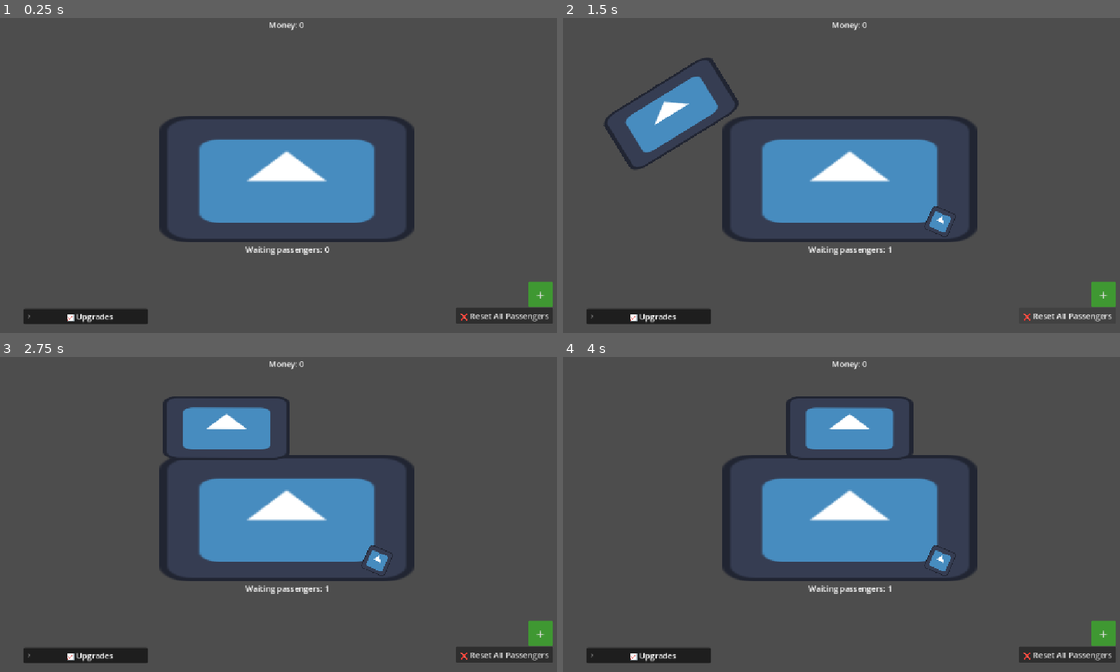
Above: before the commit, frames 1-4 (two rows, left to right).
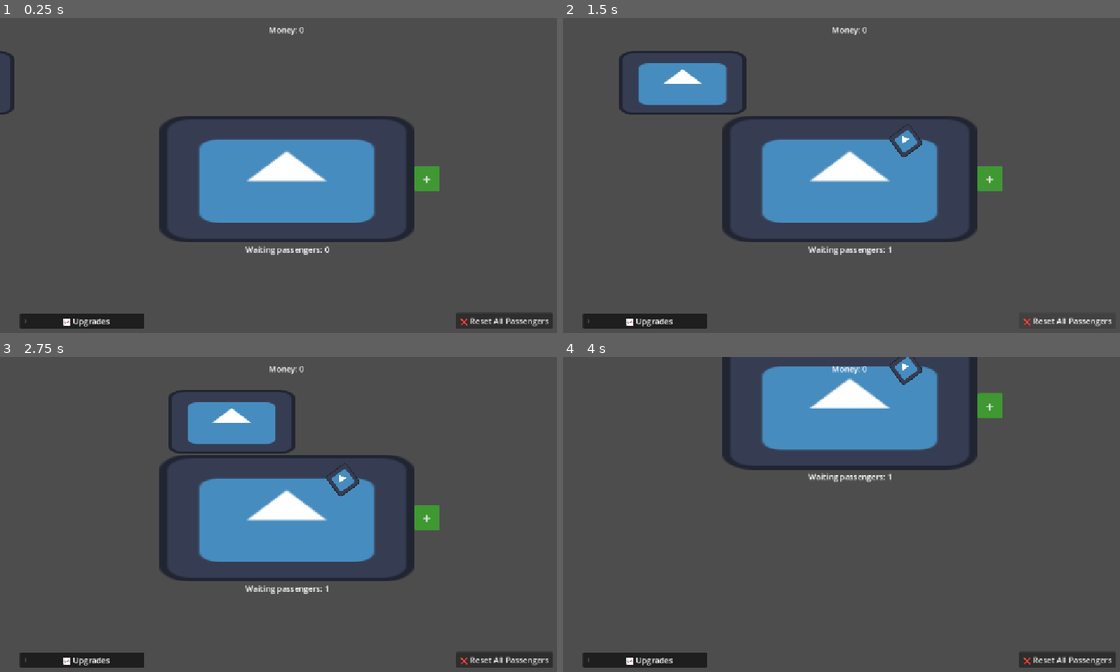
Above: after the commit, the same moments.

Repository: iamagoodperson-yay/rail-clicker
Game: Godot game, scene res://scenes/main.tscn
Two runs of this game, one before a commit and one after it. Both use one fixed random seed, a clock stepped at 60 frames per second and the inputs below. The engine's default icon, where the game draws it, is replaced by a stand-in: a white triangle on a blue panel in a dark square.
Inputs (mouse positions are in pixels of both pictures, inside the frame that each line leads up to):
- Up to frame 1 (0.25 s): no input
- Up to frame 2 (1.5 s): click "+" at 0.5 s; click "❌ Reset All Passengers" at 1.25 s
- Up to frame 3 (2.75 s): move the mouse to (412, 501) at 2.02 s; hold Right from 2.03 s (still down); tap Alt at 2.1 s; click (412, 501) at 2.17 s
- Up to frame 4 (4 s): move the mouse to (735, 533) at 2.77 s; release Right at 2.78 s; hold Down (ui_down) 2.78-3.53 s; tap Shift at 2.85 s; click (735, 533) at 2.92 s; move the mouse to (908, 448) at 3.52 s; hold Right from 3.53 s (still down); tap Alt at 3.6 s; click (908, 448) at 3.67 s

The runs differ from the first frame. In frame 1, 2.7% of the frame differs, in the area x 0-100%, y 1-99%; in frame 2, 6.5%; in frame 3, 5.2%; in frame 4, 22%, in the area x 3-100%, y 0-99%.

Commit message:
bug fixes + camera pans + trying to prepare for multiple platforms and trains

Diff:
--- a/scenes/main.tscn
+++ b/scenes/main.tscn
@@ -1,110 +1,29 @@
 [gd_scene format=3 uid="uid://d18nkw05phsou"]
 
-[ext_resource type="Texture2D" uid="uid://cgcqmtok1vfwm" path="res://icon.svg" id="1_sugp2"]
-[ext_resource type="Script" uid="uid://dr7yyuyadmy0w" path="res://scripts/spawn_passengers.gd" id="2_jyhfs"]
+[ext_resource type="PackedScene" uid="uid://73d0pcga6k17" path="res://scenes/platform.tscn" id="1_0wfyh"]
+[ext_resource type="Script" uid="uid://cbvjewbtuke80" path="res://scripts/camera_2d.gd" id="2_tefeu"]
 [ext_resource type="Script" uid="uid://c7623o8v1wvvx" path="res://scripts/label.gd" id="3_jyhfs"]
-[ext_resource type="PackedScene" uid="uid://c6wjjnoasaug1" path="res://scenes/train.tscn" id="3_tbgi4"]
-[ext_resource type="Script" uid="uid://i6lh1psvufw4" path="res://scripts/capacity_label.gd" id="5_tbgi4"]
-[ext_resource type="Script" uid="uid://b0eh2pf007vs5" path="res://scripts/wait_label.gd" id="6_o6xl0"]
-[ext_resource type="Script" uid="uid://ei1rg1yu5721" path="res://scripts/fare_label.gd" id="7_tipki"]
-
-[sub_resource type="NavigationPolygon" id="NavigationPolygon_jyhfs"]
-vertices = PackedVector2Array(742.3906, 199, 823.96094, 199, 823.03906, 445, 329, 445, 716.3672, 156.42188, 405.3203, 200, 442.40625, 160.59375, 329, 200, 454.5703, 82, 706.2578, 82)
-polygons = Array[PackedInt32Array]([PackedInt32Array(0, 1, 2, 3), PackedInt32Array(4, 0, 3, 5, 6), PackedInt32Array(3, 7, 5), PackedInt32Array(4, 6, 8, 9)])
-outlines = Array[PackedVector2Array]([PackedVector2Array(319, 455, 833, 455, 834, 189, 748, 189, 726, 153, 715, 72, 446, 72, 433, 156, 401, 190, 319, 190)])
-
-[sub_resource type="RectangleShape2D" id="RectangleShape2D_d3t8h"]
-size = Vector2(512, 256)
-
-[sub_resource type="Theme" id="Theme_4hp5e"]
-
-[sub_resource type="Theme" id="Theme_xlch1"]
-
-[sub_resource type="StyleBoxFlat" id="StyleBoxFlat_h2yge"]
-content_margin_left = 4.0
-content_margin_top = 4.0
-content_margin_right = 4.0
-content_margin_bottom = 4.0
-bg_color = Color(0.21487993, 0.79, 0.12640002, 0.6)
-corner_radius_top_left = 3
-corner_radius_top_right = 3
-corner_radius_bottom_right = 3
-corner_radius_bottom_left = 3
-corner_detail = 5
+[ext_resource type="Script" uid="uid://i6lh1psvufw4" path="res://scripts/capacity_container.gd" id="5_tbgi4"]
+[ext_resource type="Script" uid="uid://b0eh2pf007vs5" path="res://scripts/wait_container.gd" id="6_o6xl0"]
+[ext_resource type="Script" uid="uid://ei1rg1yu5721" path="res://scripts/fare_container.gd" id="7_tipki"]
 
 [node name="main" type="Node" unique_id=417744697]
 
-[node name="NavigationRegion2D" type="NavigationRegion2D" parent="." unique_id=706189795]
-navigation_polygon = SubResource("NavigationPolygon_jyhfs")
-
-[node name="PlatformArea" type="Area2D" parent="NavigationRegion2D" unique_id=833660999]
+[node name="Node" parent="." unique_id=1804456063 instance=ExtResource("1_0wfyh")]
 position = Vector2(576, 324)
 
-[node name="Platform" type="Sprite2D" parent="NavigationRegion2D/PlatformArea" unique_id=592121929]
-scale = Vector2(4, 2)
-texture = ExtResource("1_sugp2")
+[node name="Camera2D" type="Camera2D" parent="." unique_id=1416734512]
+position = Vector2(576, 324)
+script = ExtResource("2_tefeu")
 
-[node name="Hitbox" type="CollisionShape2D" parent="NavigationRegion2D/PlatformArea" unique_id=1935806620]
-shape = SubResource("RectangleShape2D_d3t8h")
-
-[node name="PassengersContainer" type="Node2D" parent="NavigationRegion2D" unique_id=2008254852]
-script = ExtResource("2_jyhfs")
-
-[node name="Path2D" parent="NavigationRegion2D" unique_id=1865679941 instance=ExtResource("3_tbgi4")]
-
-[node name="Centered" type="Control" parent="." unique_id=1308823877]
-layout_mode = 3
-anchors_preset = 0
-offset_left = 576.0
-offset_top = 324.0
-offset_right = 576.0
-offset_bottom = 324.0
-theme = SubResource("Theme_4hp5e")
+[node name="UI" type="CanvasLayer" parent="." unique_id=573498268]
 script = ExtResource("3_jyhfs")
 
-[node name="MoneyLabel" type="Label" parent="Centered" unique_id=1083454301]
-layout_mode = 0
-offset_left = -63.0
-offset_top = -322.0
-offset_right = 63.0
-offset_bottom = -298.0
-pivot_offset_ratio = Vector2(0.5, 0.5)
-text = "Money: XXX"
-horizontal_alignment = 1
-
-[node name="PassengerLabel" type="Label" parent="Centered" unique_id=568198836]
-layout_mode = 0
-offset_left = -88.0
-offset_top = 130.0
-offset_right = 91.0
-offset_bottom = 153.0
-text = "Waiting passengers: XX"
-horizontal_alignment = 1
-
-[node name="AddButton" type="Button" parent="Centered" unique_id=1805030628]
-layout_mode = 1
-anchors_preset = 8
-anchor_left = 0.5
-anchor_top = 0.5
-anchor_right = 0.5
-anchor_bottom = 0.5
-offset_left = 485.0
-offset_top = 207.0
-offset_right = 535.0
-offset_bottom = 257.0
-grow_horizontal = 2
-grow_vertical = 2
-theme = SubResource("Theme_xlch1")
-theme_override_font_sizes/font_size = 30
-theme_override_styles/normal = SubResource("StyleBoxFlat_h2yge")
-text = "+"
-
-[node name="FoldableContainer" type="FoldableContainer" parent="Centered" unique_id=108985270]
-layout_mode = 1
-offset_left = -529.0
-offset_top = -17.0
-offset_right = -279.0
-offset_bottom = 292.0
+[node name="FoldableContainer" type="FoldableContainer" parent="UI" unique_id=739533237]
+offset_left = 40.0
+offset_top = 316.0
+offset_right = 290.0
+offset_bottom = 625.0
 pivot_offset_ratio = Vector2(0, 1)
 accessibility_region = true
 folded = true
@@ -112,112 +31,117 @@
 title_alignment = 1
 title_position = 1
 
-[node name="VFlowContainer" type="VFlowContainer" parent="Centered/FoldableContainer" unique_id=1067438242]
+[node name="VFlowContainer" type="VFlowContainer" parent="UI/FoldableContainer" unique_id=956060734]
 visible = false
 layout_mode = 2
 alignment = 1
 
-[node name="CapacityLabel" type="HFlowContainer" parent="Centered/FoldableContainer/VFlowContainer" unique_id=597102518]
+[node name="CapacityContainer" type="HFlowContainer" parent="UI/FoldableContainer/VFlowContainer" unique_id=1989668384]
 layout_mode = 2
 script = ExtResource("5_tbgi4")
 
-[node name="TopContainer" type="VFlowContainer" parent="Centered/FoldableContainer/VFlowContainer/CapacityLabel" unique_id=1761397371]
+[node name="TopContainer" type="VFlowContainer" parent="UI/FoldableContainer/VFlowContainer/CapacityContainer" unique_id=805441265]
 layout_mode = 2
 
-[node name="Label" type="Label" parent="Centered/FoldableContainer/VFlowContainer/CapacityLabel/TopContainer" unique_id=1834715240]
+[node name="Label" type="Label" parent="UI/FoldableContainer/VFlowContainer/CapacityContainer/TopContainer" unique_id=135878050]
 layout_mode = 2
 theme_override_font_sizes/font_size = 20
 text = "Train Capacity: xxx"
 
-[node name="BottomContainer" type="VFlowContainer" parent="Centered/FoldableContainer/VFlowContainer/CapacityLabel" unique_id=1821665455]
+[node name="BottomContainer" type="VFlowContainer" parent="UI/FoldableContainer/VFlowContainer/CapacityContainer" unique_id=163519767]
 layout_mode = 2
 alignment = 1
 
-[node name="Label" type="Label" parent="Centered/FoldableContainer/VFlowContainer/CapacityLabel/BottomContainer" unique_id=1470855143]
+[node name="Label" type="Label" parent="UI/FoldableContainer/VFlowContainer/CapacityContainer/BottomContainer" unique_id=1199149601]
 layout_mode = 2
 text = "Level: X
 Cost: XX"
 
-[node name="Button" type="Button" parent="Centered/FoldableContainer/VFlowContainer/CapacityLabel/BottomContainer" unique_id=224414177]
+[node name="Button" type="Button" parent="UI/FoldableContainer/VFlowContainer/CapacityContainer/BottomContainer" unique_id=1839220182]
 layout_mode = 2
 text = "Upgrade
 +X capacity"
 
-[node name="WaitLabel" type="HFlowContainer" parent="Centered/FoldableContainer/VFlowContainer" unique_id=1309673547]
+[node name="WaitContainer" type="HFlowContainer" parent="UI/FoldableContainer/VFlowContainer" unique_id=648167901]
 layout_mode = 2
 script = ExtResource("6_o6xl0")
 
-[node name="TopContainer" type="VFlowContainer" parent="Centered/FoldableContainer/VFlowContainer/WaitLabel" unique_id=126084046]
+[node name="TopContainer" type="VFlowContainer" parent="UI/FoldableContainer/VFlowContainer/WaitContainer" unique_id=710377080]
 layout_mode = 2
 
-[node name="Label" type="Label" parent="Centered/FoldableContainer/VFlowContainer/WaitLabel/TopContainer" unique_id=60532533]
+[node name="Label" type="Label" parent="UI/FoldableContainer/VFlowContainer/WaitContainer/TopContainer" unique_id=1118073234]
 layout_mode = 2
 theme_override_font_sizes/font_size = 20
 text = "Time between trains: xxx"
 
-[node name="BottomContainer" type="VFlowContainer" parent="Centered/FoldableContainer/VFlowContainer/WaitLabel" unique_id=237285332]
+[node name="BottomContainer" type="VFlowContainer" parent="UI/FoldableContainer/VFlowContainer/WaitContainer" unique_id=1140411565]
 layout_mode = 2
 alignment = 1
 
-[node name="Label" type="Label" parent="Centered/FoldableContainer/VFlowContainer/WaitLabel/BottomContainer" unique_id=118995720]
+[node name="Label" type="Label" parent="UI/FoldableContainer/VFlowContainer/WaitContainer/BottomContainer" unique_id=840075545]
 layout_mode = 2
 text = "Level: X
 Cost: XX"
 
-[node name="Button" type="Button" parent="Centered/FoldableContainer/VFlowContainer/WaitLabel/BottomContainer" unique_id=1427881486]
+[node name="Button" type="Button" parent="UI/FoldableContainer/VFlowContainer/WaitContainer/BottomContainer" unique_id=422849720]
 layout_mode = 2
 text = "Upgrade
 -X Wait time"
 
-[node name="FareLabel" type="HFlowContainer" parent="Centered/FoldableContainer/VFlowContainer" unique_id=1852059416]
+[node name="FareContainer" type="HFlowContainer" parent="UI/FoldableContainer/VFlowContainer" unique_id=2137599148]
 layout_mode = 2
 script = ExtResource("7_tipki")
 
-[node name="TopContainer" type="VFlowContainer" parent="Centered/FoldableContainer/VFlowContainer/FareLabel" unique_id=940766809]
+[node name="TopContainer" type="VFlowContainer" parent="UI/FoldableContainer/VFlowContainer/FareContainer" unique_id=1252867031]
 layout_mode = 2
 
-[node name="Label" type="Label" parent="Centered/FoldableContainer/VFlowContainer/FareLabel/TopContainer" unique_id=1578248771]
+[node name="Label" type="Label" parent="UI/FoldableContainer/VFlowContainer/FareContainer/TopContainer" unique_id=1424141497]
 layout_mode = 2
 theme_override_font_sizes/font_size = 20
 text = "Fare per passenger: xxx"
 
-[node name="BottomContainer" type="VFlowContainer" parent="Centered/FoldableContainer/VFlowContainer/FareLabel" unique_id=1159831178]
+[node name="BottomContainer" type="VFlowContainer" parent="UI/FoldableContainer/VFlowContainer/FareContainer" unique_id=821640350]
 layout_mode = 2
 alignment = 1
 
-[node name="Label" type="Label" parent="Centered/FoldableContainer/VFlowContainer/FareLabel/BottomContainer" unique_id=1015303222]
+[node name="Label" type="Label" parent="UI/FoldableContainer/VFlowContainer/FareContainer/BottomContainer" unique_id=536232746]
 layout_mode = 2
 text = "Level: X
 Cost: XX"
 
-[node name="Button" type="Button" parent="Centered/FoldableContainer/VFlowContainer/FareLabel/BottomContainer" unique_id=2087871413]
+[node name="Button" type="Button" parent="UI/FoldableContainer/VFlowContainer/FareContainer/BottomContainer" unique_id=2018601900]
 layout_mode = 2
 text = "Upgrade
 +X Fare"
 
-[node name="ErrorLabel" type="Label" parent="Centered" unique_id=1161960994]
+[node name="MoneyLabel" type="Label" parent="UI" unique_id=1083454301]
+offset_left = 513.0
+offset_top = 12.0
+offset_right = 639.0
+offset_bottom = 36.0
+pivot_offset_ratio = Vector2(0.5, 0.5)
+text = "Money: XXX"
+horizontal_alignment = 1
+
+[node name="ErrorLabel" type="Label" parent="UI" unique_id=1161960994]
 visible = false
-layout_mode = 0
-offset_left = -89.0
-offset_top = 265.0
-offset_right = 147.0
-offset_bottom = 288.0
+offset_left = 487.0
+offset_top = 599.0
+offset_right = 723.0
+offset_bottom = 622.0
 theme_override_colors/font_color = Color(1, 0.100000024, 0.100000024, 1)
 text = "Error:"
 horizontal_alignment = 1
 vertical_alignment = 1
 
-[node name="RestButton" type="Button" parent="Centered" unique_id=89585869]
-layout_mode = 0
-offset_left = 340.0
-offset_top = 259.0
-offset_right = 535.0
-offset_bottom = 291.0
+[node name="RestButton" type="Button" parent="UI" unique_id=89585869]
+offset_left = 916.0
+offset_top = 593.0
+offset_right = 1111.0
+offset_bottom = 625.0
 text = "❌ Reset All Passengers
 "
 
-[connection signal="pressed" from="Centered/AddButton" to="NavigationRegion2D/PassengersContainer" method="_on_add_button_pressed"]
-[connection signal="pressed" from="Centered/FoldableContainer/VFlowContainer/CapacityLabel/BottomContainer/Button" to="Centered/FoldableContainer/VFlowContainer/CapacityLabel" method="_on_button_pressed"]
-[connection signal="pressed" from="Centered/FoldableContainer/VFlowContainer/WaitLabel/BottomContainer/Button" to="Centered/FoldableContainer/VFlowContainer/WaitLabel" method="_on_button_pressed"]
-[connection signal="pressed" from="Centered/FoldableContainer/VFlowContainer/FareLabel/BottomContainer/Button" to="Centered/FoldableContainer/VFlowContainer/FareLabel" method="_on_button_pressed"]
-[connection signal="pressed" from="Centered/RestButton" to="NavigationRegion2D/PassengersContainer" method="_on_rest_button_pressed"]
+[connection signal="pressed" from="UI/FoldableContainer/VFlowContainer/CapacityContainer/BottomContainer/Button" to="UI/FoldableContainer/VFlowContainer/CapacityContainer" method="_on_button_pressed"]
+[connection signal="pressed" from="UI/FoldableContainer/VFlowContainer/WaitContainer/BottomContainer/Button" to="UI/FoldableContainer/VFlowContainer/WaitContainer" method="_on_button_pressed"]
+[connection signal="pressed" from="UI/FoldableContainer/VFlowContainer/FareContainer/BottomContainer/Button" to="UI/FoldableContainer/VFlowContainer/FareContainer" method="_on_button_pressed"]
--- /dev/null
+++ b/scenes/platform.gd
@@ -0,0 +1,26 @@
+extends Node2D
+
+var train_arrived = false
+var passenger_count = 0
+var train_passengers = 0
+
+var train_capacity = Event.upgradable.new()
+var train_wait = Event.upgradable.new()
+var fare = Event.upgradable.new()
+
+func _ready():
+	train_capacity.base_amt = 10.0
+	train_capacity.amt_inc = 2.0
+	train_wait.base_amt = 16.0
+	train_wait.amt_inc = -2.0
+	train_wait.base_cost = 20.0
+	train_wait.max_level = 8
+	fare.base_amt = 1.0
+	fare.amt_inc = 0.2
+
+
+func _on_platform_area_input_event(viewport: Node, event: InputEvent, shape_idx: int) -> void:
+	if event is InputEventMouseButton:
+		if event.is_pressed():
+			if event.button_index == 1:
+				pass
--- /dev/null
+++ b/scenes/platform.tscn
@@ -0,0 +1,83 @@
+[gd_scene format=3 uid="uid://73d0pcga6k17"]
+
+[ext_resource type="Texture2D" uid="uid://cgcqmtok1vfwm" path="res://icon.svg" id="1_r8v6l"]
+[ext_resource type="Script" uid="uid://bdrb7o22jojmt" path="res://scenes/platform.gd" id="1_u7qrw"]
+[ext_resource type="Script" uid="uid://dr7yyuyadmy0w" path="res://scripts/spawn_passengers.gd" id="2_pvkk7"]
+[ext_resource type="PackedScene" uid="uid://c6wjjnoasaug1" path="res://scenes/train.tscn" id="3_1oqhx"]
+[ext_resource type="Script" uid="uid://d1yg1h5iree66" path="res://scripts/passenger_label.gd" id="4_u5530"]
+
+[sub_resource type="NavigationPolygon" id="NavigationPolygon_jyhfs"]
+vertices = PackedVector2Array(742.3906, 199, 823.96094, 199, 823.03906, 445, 329, 445, 716.3672, 156.42188, 405.3203, 200, 442.40625, 160.59375, 329, 200, 454.5703, 82, 706.2578, 82)
+polygons = Array[PackedInt32Array]([PackedInt32Array(0, 1, 2, 3), PackedInt32Array(4, 0, 3, 5, 6), PackedInt32Array(3, 7, 5), PackedInt32Array(4, 6, 8, 9)])
+outlines = Array[PackedVector2Array]([PackedVector2Array(319, 455, 833, 455, 834, 189, 748, 189, 726, 153, 715, 72, 446, 72, 433, 156, 401, 190, 319, 190)])
+
+[sub_resource type="RectangleShape2D" id="RectangleShape2D_d3t8h"]
+size = Vector2(512, 256)
+
+[sub_resource type="Theme" id="Theme_n1ckp"]
+
+[sub_resource type="StyleBoxFlat" id="StyleBoxFlat_u7qrw"]
+content_margin_left = 4.0
+content_margin_top = 4.0
+content_margin_right = 4.0
+content_margin_bottom = 4.0
+bg_color = Color(0.21487993, 0.79, 0.12640002, 0.6)
+corner_radius_top_left = 3
+corner_radius_top_right = 3
+corner_radius_bottom_right = 3
+corner_radius_bottom_left = 3
+corner_detail = 5
+
+[node name="Node" type="Node2D" unique_id=1237072286]
+script = ExtResource("1_u7qrw")
+
+[node name="NavigationRegion2D" type="NavigationRegion2D" parent="." unique_id=312990249]
+position = Vector2(-576, -324)
+navigation_polygon = SubResource("NavigationPolygon_jyhfs")
+
+[node name="PlatformArea" type="Area2D" parent="NavigationRegion2D" unique_id=1393194558]
+position = Vector2(576, 324)
+
+[node name="Platform" type="Sprite2D" parent="NavigationRegion2D/PlatformArea" unique_id=1875020535]
+scale = Vector2(4, 2)
+texture = ExtResource("1_r8v6l")
+
+[node name="Hitbox" type="CollisionShape2D" parent="NavigationRegion2D/PlatformArea" unique_id=224902482]
+shape = SubResource("RectangleShape2D_d3t8h")
+
+[node name="PassengersContainer" type="Node2D" parent="NavigationRegion2D" unique_id=906272310]
+script = ExtResource("2_pvkk7")
+
+[node name="TrainContainer" type="Node2D" parent="NavigationRegion2D" unique_id=470225025]
+position = Vector2(-174, 131)
+
+[node name="Path2D" parent="NavigationRegion2D/TrainContainer" unique_id=1865679941 instance=ExtResource("3_1oqhx")]
+
+[node name="PassengerLabel" type="Label" parent="." unique_id=1908194990]
+offset_left = -88.0
+offset_top = 130.0
+offset_right = 91.0
+offset_bottom = 153.0
+text = "Waiting passengers: XX"
+horizontal_alignment = 1
+script = ExtResource("4_u5530")
+
+[node name="AddButton" type="Button" parent="." unique_id=1263491977]
+anchors_preset = 8
+anchor_left = 0.5
+anchor_top = 0.5
+anchor_right = 0.5
+anchor_bottom = 0.5
+offset_left = 257.0
+offset_top = -26.0
+offset_right = 307.0
+offset_bottom = 24.0
+grow_horizontal = 2
+grow_vertical = 2
+theme = SubResource("Theme_n1ckp")
+theme_override_font_sizes/font_size = 30
+theme_override_styles/normal = SubResource("StyleBoxFlat_u7qrw")
+text = "+"
+
+[connection signal="input_event" from="NavigationRegion2D/PlatformArea" to="." method="_on_platform_area_input_event"]
+[connection signal="pressed" from="AddButton" to="NavigationRegion2D/PassengersContainer" method="_on_add_button_pressed"]
--- a/scenes/train.tscn
+++ b/scenes/train.tscn
@@ -6,9 +6,9 @@
 
 [sub_resource type="Curve2D" id="Curve2D_sugp2"]
 _data = {
-"points": PackedVector2Array(0, 0, 0, 0, -222, 280, 0, 0, 0, 0, 77, 279, 0, 0, 0, 0, 299, 142, 0, 0, 0, 0, 858, 143, 0, 0, 0, 0, 1057, 280, 0, 0, 0, 0, 1376, 280)
+"points": PackedVector2Array(0, 0, 0, 0, 0, 0, 0, 0, 0, 0, 1500, 0)
 }
-point_count = 6
+point_count = 2
 
 [sub_resource type="RectangleShape2D" id="RectangleShape2D_d3t8h"]
 size = Vector2(238.00125, 77.99609)
@@ -17,9 +17,8 @@
 curve = SubResource("Curve2D_sugp2")
 
 [node name="PathFollow2D" type="PathFollow2D" parent="." unique_id=1926359726]
-position = Vector2(578.8633, 142.50066)
-rotation = 0.0017889069
-progress = 839.736
+position = Vector2(750, 0)
+progress = 750.0
 loop = false
 script = ExtResource("1_68jl8")
 
@@ -27,17 +26,18 @@
 scale = Vector2(2, 1)
 texture = ExtResource("2_d43s7")
 
+[node name="Label" type="Label" parent="PathFollow2D" unique_id=276590280]
+offset_left = -25.0
+offset_top = -87.0
+offset_right = 25.0
+offset_bottom = -64.0
+text = "X/X"
+horizontal_alignment = 1
+vertical_alignment = 1
+metadata/_edit_use_anchors_ = true
+
 [node name="TrainArea2D" type="Area2D" parent="PathFollow2D" unique_id=452793502]
 script = ExtResource("3_6b7q7")
 
 [node name="CollisionShape2D" type="CollisionShape2D" parent="PathFollow2D/TrainArea2D" unique_id=1480783289]
 shape = SubResource("RectangleShape2D_d3t8h")
-
-[node name="Label" type="Label" parent="." unique_id=276590280]
-offset_left = 558.0
-offset_top = 52.0
-offset_right = 598.0
-offset_bottom = 75.0
-text = "X/X"
-horizontal_alignment = 1
-vertical_alignment = 1
--- /dev/null
+++ b/scripts/camera_2d.gd
@@ -0,0 +1,10 @@
+extends Camera2D
+
+var speed = 300.0
+
+# Called every frame. 'delta' is the elapsed time since the previous frame.
+func _process(delta: float) -> void:
+	if Input.is_key_pressed(KEY_W) or Input.is_action_pressed('ui_up'):
+		offset.y -= speed * delta
+	if Input.is_key_pressed(KEY_S) or Input.is_action_pressed('ui_down'):
+		offset.y += speed * delta
--- a/scripts/capacity_label.gd
+++ b/scripts/capacity_container.gd
@@ -3,11 +3,11 @@
 @onready var top_label = $'TopContainer/Label'
 @onready var btm_label = $'BottomContainer/Label'
 @onready var button = $'BottomContainer/Button'
-@onready var error_label = $'../../../ErrorLabel'
+@onready var error_label = get_node("/root/main/UI/ErrorLabel")
 
 var obj = Event.train_capacity
 
-func _process(delta):
+func _process(_delta):
 	top_label.text = "Train Capacity: %s" % obj.amt
 	btm_label.text = "Level: %s\nCost: %s" % [obj.level, obj.cost]
 	button.text = "Upgrade\n+%s capacity" % obj.amt_inc
@@ -21,7 +21,7 @@
 		error()
 	else:
 		error_label.visible = false
-		obj.level += 1
+		Event.upgrade(obj)
 
 func error():
 	error_label.visible = true
--- a/scripts/event.gd
+++ b/scripts/event.gd
@@ -22,9 +22,9 @@
 	var base_cost: int = 10
 	var multiplier: float = 1.1
 
-	var cost: float:
+	var cost: int:
 		get:
-			return roundi(base_cost * pow(multiplier,(level-1)))
+			return roundi(base_cost * pow(multiplier, level))
 
 var train_capacity = upgradable.new()
 var train_wait = upgradable.new()
@@ -32,10 +32,15 @@
 
 func _ready():
 	train_capacity.base_amt = 10.0
-	train_capacity.amt_inc = 1.0
+	train_capacity.amt_inc = 2.0
 	train_wait.base_amt = 16.0
 	train_wait.amt_inc = -2.0
 	train_wait.base_cost = 20.0
 	train_wait.max_level = 8
 	fare.base_amt = 1.0
-	fare.amt_inc = 0.1
+	fare.amt_inc = 0.2
+
+func upgrade(up: upgradable) -> upgradable:
+	money -= up.cost
+	up.level += 1
+	return up
--- a/scripts/wait_label.gd
+++ b/scripts/fare_container.gd
@@ -3,14 +3,14 @@
 @onready var top_label = $'TopContainer/Label'
 @onready var btm_label = $'BottomContainer/Label'
 @onready var button = $'BottomContainer/Button'
-@onready var error_label = $'../../../ErrorLabel'
+@onready var error_label = get_node("/root/main/UI/ErrorLabel")
 
-var obj = Event.train_wait
+var obj = Event.fare
 
-func _process(delta):
-	top_label.text = "Time between trains: %s" % obj.amt
+func _process(_delta):
+	top_label.text = "Fare per passenger: %s" % obj.amt
 	btm_label.text = "Level: %s\nCost: %s" % [obj.level, obj.cost]
-	button.text = "Upgrade\n-%s Wait time" % obj.amt_inc
+	button.text = "Upgrade\n+%s Fare" % obj.amt_inc
 
 func _on_button_pressed() -> void:
 	if Event.money < obj.cost:
@@ -20,7 +20,8 @@
 		error_label.text = "Error: Maximum level for upgrade"
 		error()
 	else:
-		obj.level += 1
+		error_label.visible = false
+		Event.upgrade(obj)
 
 func error():
 	error_label.visible = true
--- a/scripts/label.gd
+++ b/scripts/label.gd
@@ -1,8 +1,6 @@
-extends Control
+extends CanvasLayer
 
 @onready var money_label = $MoneyLabel
-@onready var passenger_label = $PassengerLabel
 
-func _process(delta):
+func _process(_delta):
 	money_label.text = 'Money: %s' % Event.money
-	passenger_label.text = 'Waiting passengers: %s' % Event.passenger_count
--- /dev/null
+++ b/scripts/passenger_label.gd
@@ -0,0 +1,4 @@
+extends Label
+
+func _process(_delta):
+	text = 'Waiting passengers: %s' % Event.passenger_count
--- a/scripts/spawn_passengers.gd
+++ b/scripts/spawn_passengers.gd
@@ -2,7 +2,7 @@
 
 var pass_scene = preload("res://scenes/passenger.tscn")
 @onready var platform = $"../PlatformArea/Hitbox"
-@onready var train = $"../Path2D/PathFollow2D/Train"
+@onready var train = $"../TrainContainer/Path2D/PathFollow2D/Train"
 
 func _on_add_button_pressed() -> void:
 	Event.passenger_count += 1
@@ -22,7 +22,7 @@
 	for passenger in get_children():
 		passenger.boarding = false
 
-func _process(delta: float) -> void:
+func _process(_delta: float) -> void:
 	if Event.train_arrived:
 		train_arrived()
 	else:
--- a/scripts/train_path.gd
+++ b/scripts/train_path.gd
@@ -1,6 +1,6 @@
 extends PathFollow2D
 
-@onready var label = $'../Label'
+@onready var label = $Label
 
 const max_speed = 0.2
 const acceleration = 0.05
@@ -55,9 +55,9 @@
 		await get_tree().process_frame
 	state = "a"
 	Event.train_arrived = false
-	label.visible = false
 
 func wait_at_end():
+	label.visible = false
 	Event.money = Event.train_passengers * Event.fare.amt
 	await get_tree().create_timer(Event.train_wait.amt).timeout
 	Event.train_passengers = 0
--- a/scripts/fare_label.gd
+++ b/scripts/wait_container.gd
@@ -3,14 +3,14 @@
 @onready var top_label = $'TopContainer/Label'
 @onready var btm_label = $'BottomContainer/Label'
 @onready var button = $'BottomContainer/Button'
-@onready var error_label = $'../../../ErrorLabel'
+@onready var error_label = get_node("/root/main/UI/ErrorLabel")
 
-var obj = Event.fare
+var obj = Event.train_wait
 
-func _process(delta):
-	top_label.text = "Fare per passenger: %s" % obj.amt
+func _process(_delta):
+	top_label.text = "Time between trains: %s" % obj.amt
 	btm_label.text = "Level: %s\nCost: %s" % [obj.level, obj.cost]
-	button.text = "Upgrade\n+%s Fare" % obj.amt_inc
+	button.text = "Upgrade\n%s Wait time" % obj.amt_inc
 
 func _on_button_pressed() -> void:
 	if Event.money < obj.cost:
@@ -21,7 +21,7 @@
 		error()
 	else:
 		error_label.visible = false
-		obj.level += 1
+		Event.upgrade(obj)
 
 func error():
 	error_label.visible = true
Not shown, added: game.png.import
Not shown, added: scenes/platform.gd.uid
Not shown, added: scripts/camera_2d.gd.uid
Renamed: scripts/capacity_label.gd.uid -> scripts/capacity_container.gd.uid
Renamed: scripts/fare_label.gd.uid -> scripts/fare_container.gd.uid
Not shown, added: scripts/passenger_label.gd.uid
Renamed: scripts/wait_label.gd.uid -> scripts/wait_container.gd.uid
